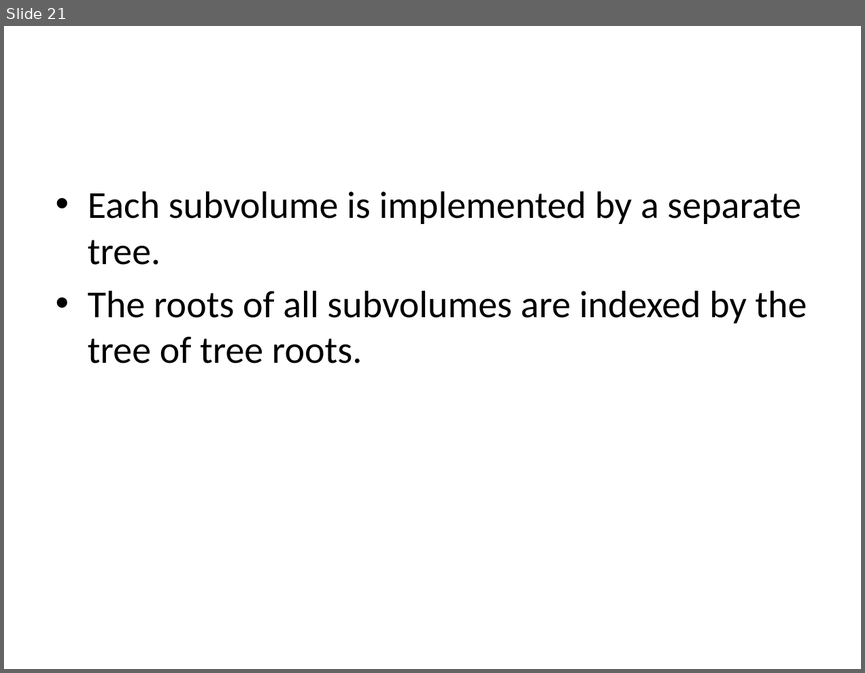
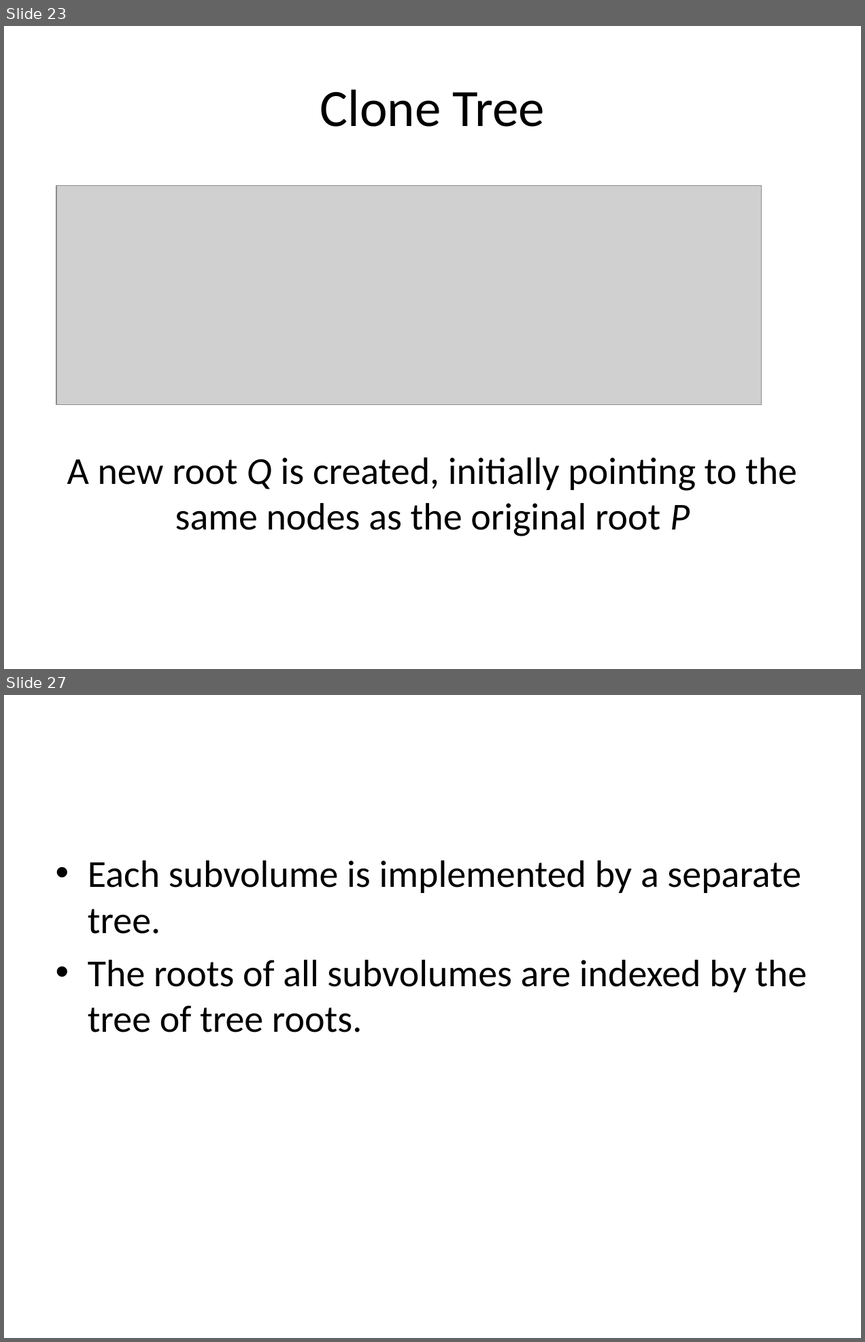
Before and after one commit to liujinmarshall/btrfs-doc, a slide deck: Bacik.pptx. Shown one above the other, each under a label of ours: slide 21 before the commit, slides 23 and 27 after it; the slides between them are not shown. The pictures are 865x673 and 865x1342 pixels, drawn with LibreOffice and Linux fonts; fonts in the diff are those of the drawing; grey boxes stand for pictures. Boxes give left, top, right and bottom in pixels: in the first picture for what was removed or moved away, otherwise in the second. Text is boxed around its words. In the diff, an @@ line names an element or a change of style, - is before the commit and + after.

```diff
--- a/Bacik.pptx
+++ b/Bacik.pptx
@@ slide 23 added at <box>4,26,861,669</box>, background #FFFFFF @@
@@ title added at <box>320,89,545,127</box>, 44 pt, text #000000 @@
+Clone Tree
@@ picture added at <box>56,185,762,405</box> @@
@@ text added at <box>67,457,797,536</box>, 32 pt, text #000000 @@
+A new root Q is created, initially pointing to the same nodes as the original root P
@@ what was slide 21 is now slide 27 @@
```
Also in this commit, not shown: 1 slide changed, 8 other slides added.
